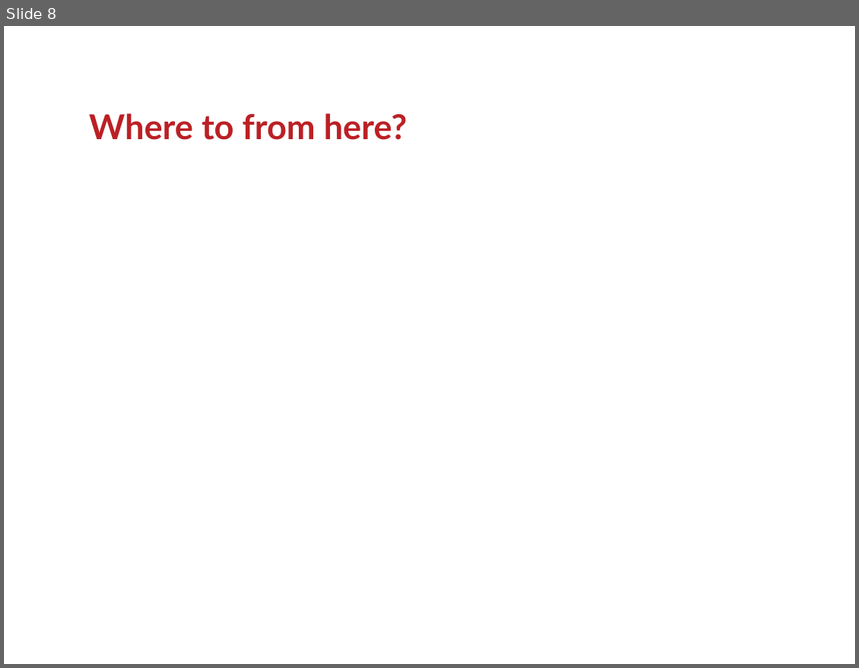
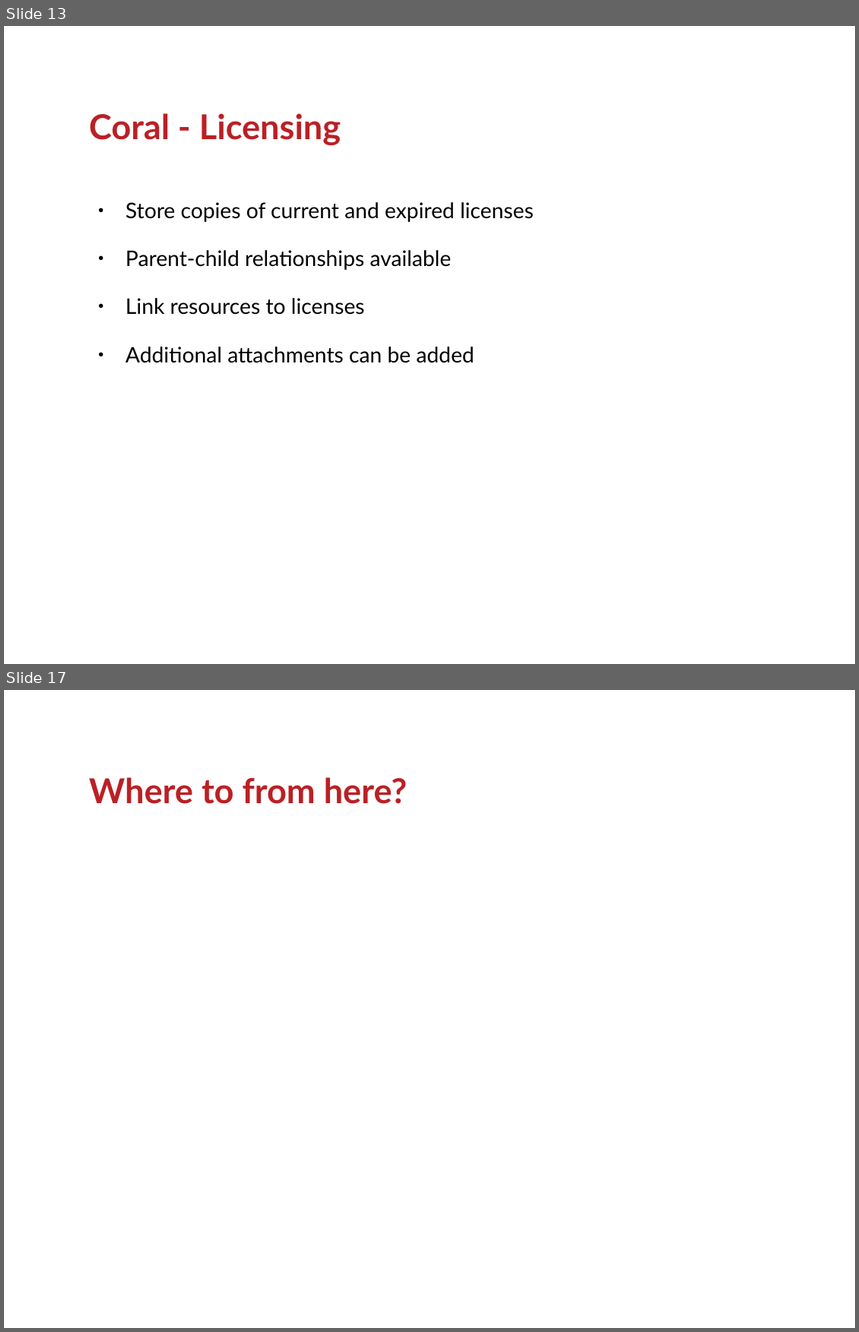
Before and after one commit to ranginui/presentation, a slide deck: kohaconclave/opensource_erm/erm.odp. Shown one above the other, each under a label of ours: slide 8 before the commit, slides 13 and 17 after it; the slides between them are not shown. The pictures are 859x668 and 859x1332 pixels, drawn with LibreOffice and Linux fonts; fonts in the diff are those of the drawing; background and template pictures are left out. Boxes give left, top, right and bottom in pixels: in the first picture for what was removed or moved away, otherwise in the second. Text is boxed around its words. In the diff, an @@ line names an element or a change of style, - is before the commit and + after.

```diff
--- a/kohaconclave/opensource_erm/erm.odp
+++ b/kohaconclave/opensource_erm/erm.odp
@@ slide 13 added at [4,26,855,664], background #FFFFFF @@
@@ title added at [89,113,341,145], 32 pt, text #BB2025, bold @@
+Coral - Licensing
@@ text added at [126,202,534,363], 20 pt, text #000000 @@
+● Store copies of current and expired licenses
+● Parent-child relationships available
+● Link resources to licenses
+● Additional attachments can be added
@@ what was slide 8 is now slide 17 @@
```
Also in this commit, not shown: 2 slides changed, 10 other slides added, 1 slide removed.
